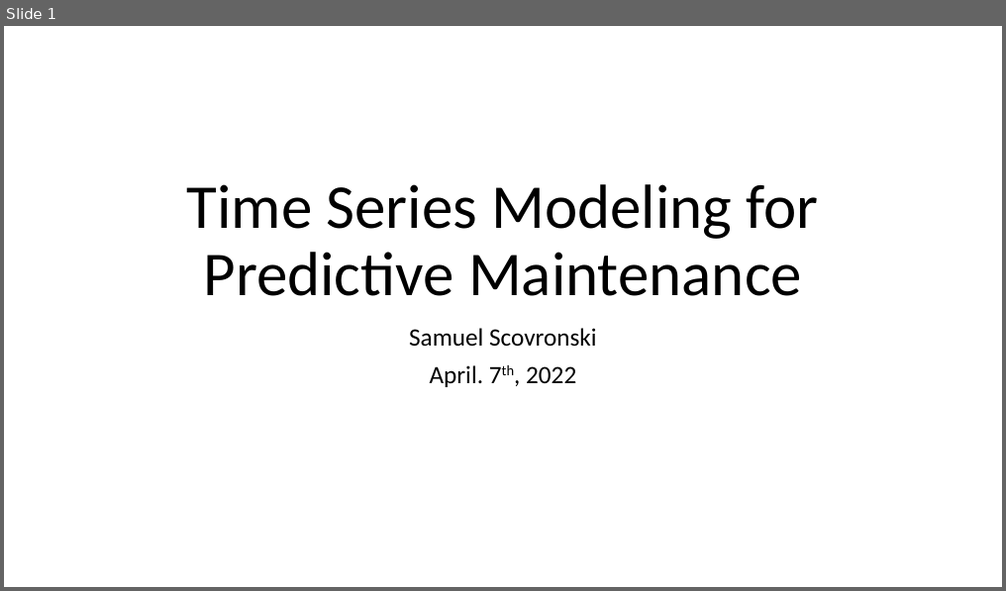
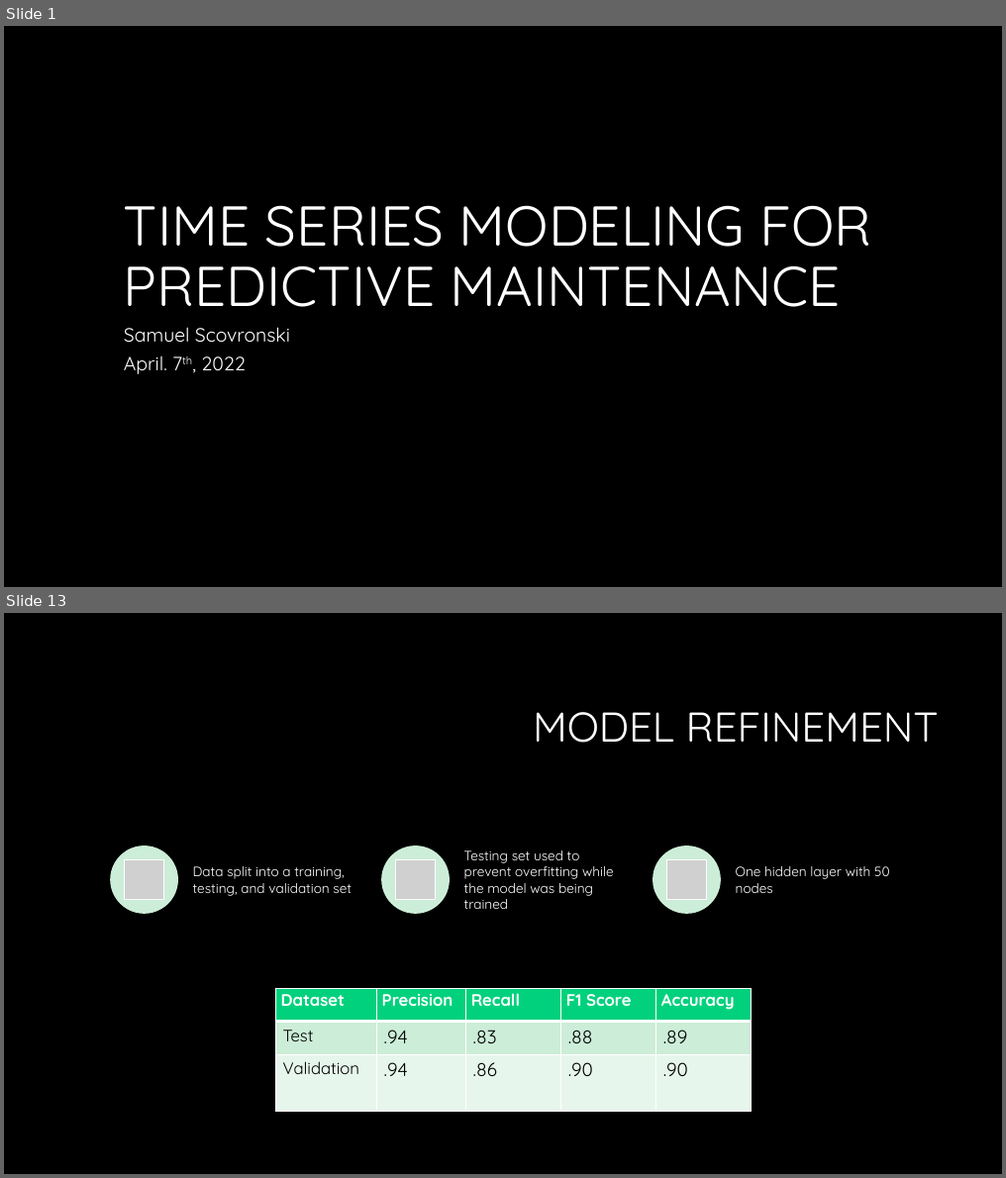
Before and after one commit to scosam/PredictiveMaintenance, a slide deck: reports/Capstone Project Presentation.pptx. Shown one above the other, each under a label of ours: slide 1 before the commit, slides 1 and 13 after it; the slides between them are not shown. The pictures are 1006x591 and 1006x1178 pixels, drawn with LibreOffice and Linux fonts; fonts in the diff are those of the drawing; grey boxes stand for pictures; background and template pictures are left out. Boxes give left, top, right and bottom in pixels: in the first picture for what was removed or moved away, otherwise in the second. Text is boxed around its words. In the diff, an @@ line names an element or a change of style, - is before the commit and + after.

```diff
--- a/reports/Capstone Project Presentation.pptx
+++ b/reports/Capstone Project Presentation.pptx
@@ slide 13 added at [4,613,1002,1174], background #000000 @@
@@ title added at [533,712,939,743], 40 pt, text #FFFFFF @@
+MODEL REFINEMENT
@@ group added at [110,846,890,914]: 3 ellipses, 3 pictures, 3 texts @@
+Data split into a training, testing, and validation set
+Testing set used to prevent overfitting while the model was being trained
+One hidden layer with 50 nodes
@@ table added at [275,988,750,1112], 3 rows, 5 columns @@
+Dataset | Precision | Recall | F1 Score | Accuracy
+Test | .94 | .83 | .88 | .89
+Validation | .94 | .86 | .90 | .90
@@ slide 1 changed as well @@
@@ background #FFFFFF to #000000 @@
@@ title at [124,205,872,307]: text changed; size 60 to 54 pt; font Calibri to Quicksand; text colour #000000 to #FFFFFF @@
-Time Series Modeling for Predictive Maintenance
+TIME SERIES MODELING FOR PREDICTIVE MAINTENANCE
@@ subtitle "Samuel Scovronski": place and size @@
-subtitle "Samuel Scovronski" at [409,328,597,387]
+subtitle "Samuel Scovronski" at [124,327,290,374]
@@ subtitle "Samuel Scovronski" at [124,327,290,374]: size 24 to 18.5 pt, font Calibri to Quicksand, text colour #000000 to #FFFFFF; alignment centre to left; line spacing 0.9 to 0.8 @@
```
Also in this commit, not shown: 2 other slides changed, 10 other slides added, 3 slides removed, 4 other files.
